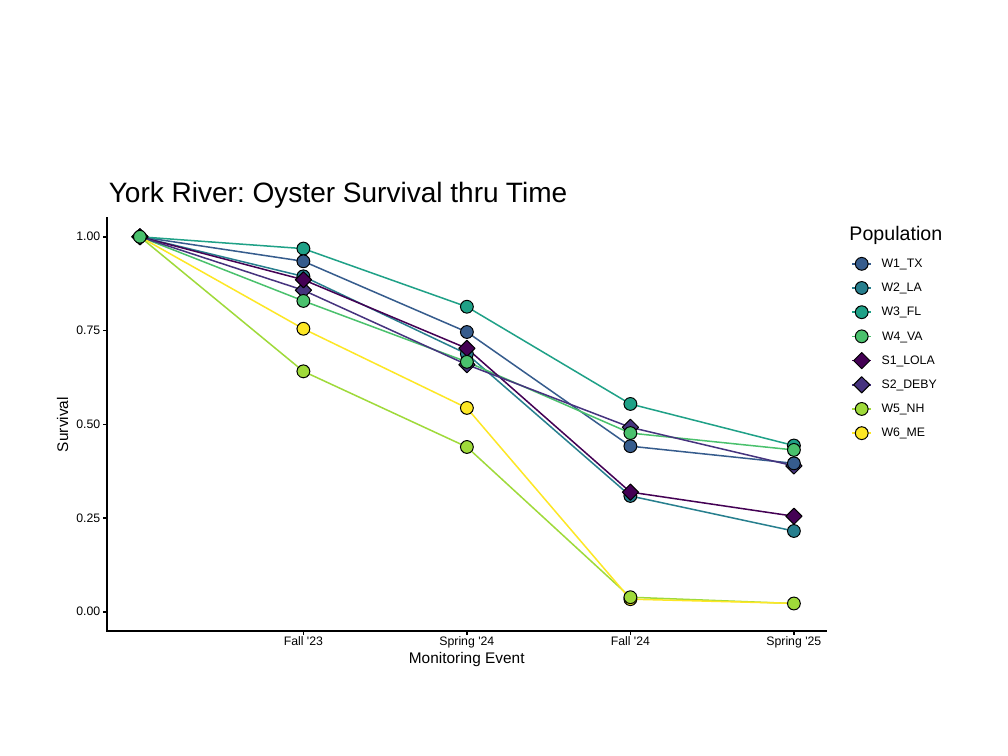
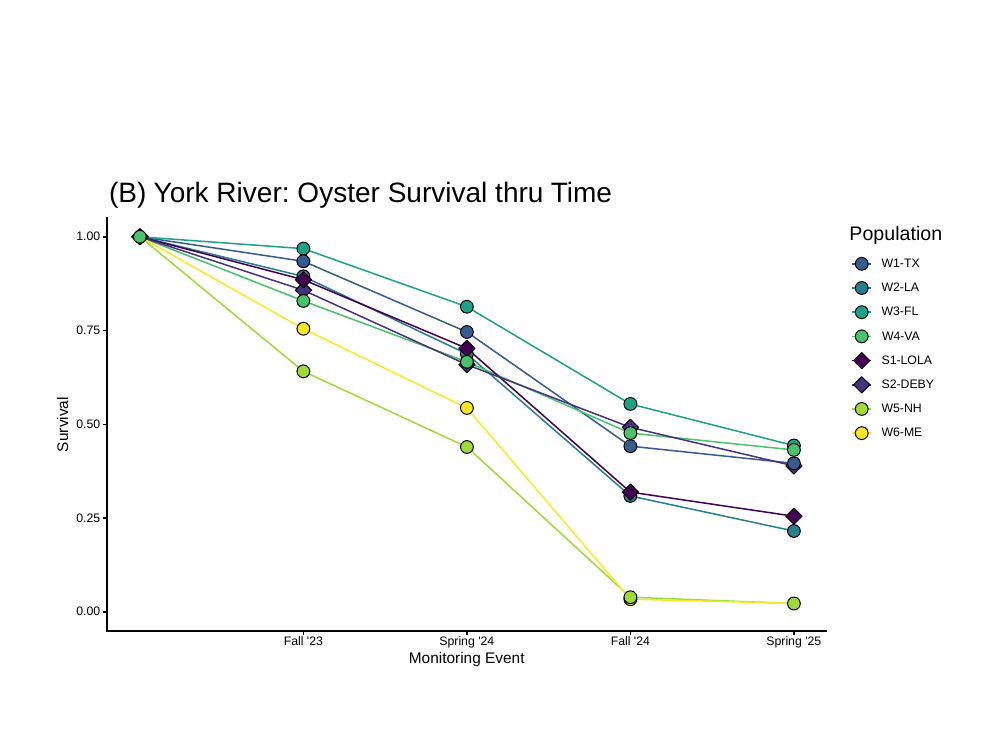
Before and after one commit to ModelValidationProgram/MVP_oyster_GO, a slide deck: slide 2 of results/figures/surv_thru_time.pptx. Drawn at 1008x756 pixels with LibreOffice and Linux fonts; fonts in the diff are those of the drawing. Boxes give left, top, right and bottom in pixels: in the first picture for what was removed or moved away, otherwise in the second. Text is boxed around its words. In the diff, an @@ line names an element or a change of style, - is before the commit and + after.

Commit message:
update surv/len thru time plots

```diff
--- a/results/figures/surv_thru_time.pptx
+++ b/results/figures/surv_thru_time.pptx
@@ text at [109,181,612,207]: text changed @@
-York River: Oyster Survival thru Time
+(B) York River: Oyster Survival thru Time
@@ text at [882,258,920,267]: text changed @@
-W1_TX
+W1-TX
@@ text at [882,282,919,291]: text changed @@
-W2_LA
+W2-LA
@@ text at [882,306,919,315]: text changed @@
-W3_FL
+W3-FL
@@ text at [882,331,920,340]: text changed @@
-W4_VA
+W4-VA
@@ text at [882,355,932,364]: text changed @@
-S1_LOLA
+S1-LOLA
@@ text at [882,379,934,388]: text changed @@
-S2_DEBY
+S2-DEBY
@@ text at [882,403,922,412]: text changed @@
-W5_NH
+W5-NH
@@ text at [882,427,923,436]: text changed @@
-W6_ME
+W6-ME
```
Also in this commit, not shown: 1 other slide changed, 3 other files.
